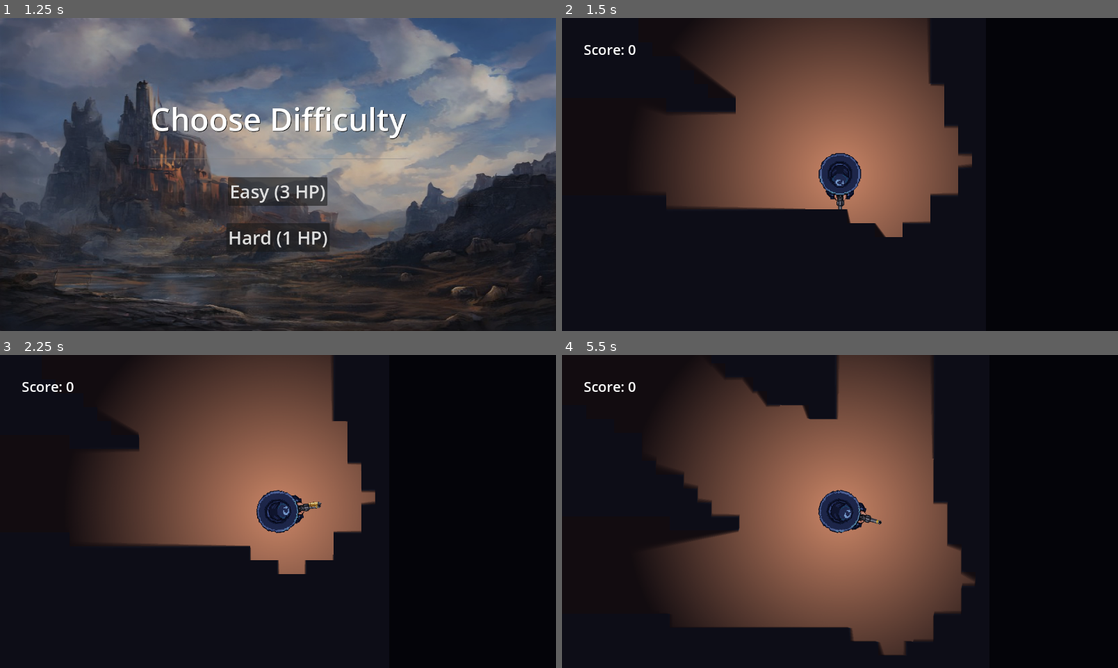
Above: before the commit, frames 1-4 (two rows, left to right).
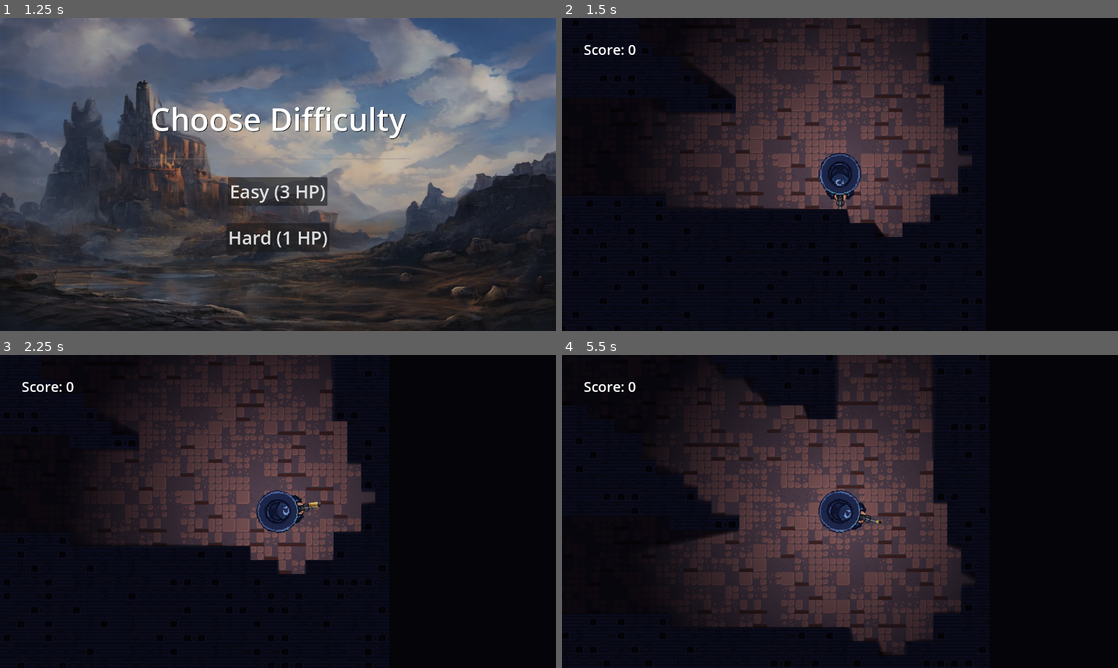
Above: after the commit, the same moments.

Repository: Warmoder/Gunpowder-Grimoires
Game: Godot game, scene res://main_menu.tscn
The game is run twice, just before and just after one commit, with the same random seed, the same clock (stepped at 60 frames per second) and the same inputs.
Inputs (mouse positions are in pixels of both pictures, inside the frame that each line leads up to):
- Up to frame 1 (1.25 s): click "Start Game" at 0.5 s
- Up to frame 2 (1.5 s): click "Hard (1 HP)" at 1.25 s
- Up to frame 3 (2.25 s): tap Enter at 2 s; move the mouse to (400, 495) at 2.02 s; hold D (move_right) from 2.03 s (still down); click (400, 495) at 2.1 s
- Up to frame 4 (5.5 s): move the mouse to (728, 527) at 2.77 s; release D (move_right) at 2.78 s; hold S (move_down) 2.78-3.53 s; click (728, 527) at 2.85 s; tap Space at 3.5 s; move the mouse to (895, 442) at 3.52 s; hold D (move_right) 3.53-4.28 s; click (895, 442) at 3.6 s; tap Enter at 4.25 s; move the mouse to (812, 574) at 4.27 s; hold W (move_up) 4.28-5.03 s; click (812, 574) at 4.35 s; move the mouse to (1006, 558) at 5.02 s; hold A (move_left) from 5.03 s (still down); click (1006, 558) at 5.1 s

Frame 1 is identical in both runs. In frame 2, 26% of the frame differs, in the area x 15-74%, y 0-70%; in frame 3, 23%; in frame 4, 34%, in the area x 15-75%, y 0-96%.

Commit message:
updated floor, walls

Diff:
--- a/dungeon_generator.gd
+++ b/dungeon_generator.gd
@@ -12,12 +12,27 @@
 @export var floor_layer: TileMapLayer
 @export var walls_layer: TileMapLayer
 
-var source_id = 0
-var tile_coords = Vector2i(0, 0) # Твій великий тайл
+# --- НАЛАШТУВАННЯ ТАЙЛІВ (ВАРІАЦІЇ) ---
+
+# Джерело для СТІН
+@export var wall_source_id: int = 3
+# Список координат для різних видів стін
+@export var wall_coords: Array[Vector2i] = [Vector2i(0, 0)]
+
+# Джерело для ПІДЛОГИ
+@export var floor_source_id: int = 1
+# Список координат для різних видів підлоги
+@export var floor_coords: Array[Vector2i] = [Vector2i(0, 0)]
+
 
 var floor_cells: Array[Vector2i] = []
 
 func generate_map():
+	# Перевірка безпеки: якщо ви забули додати тайли в інспекторі
+	if wall_coords.is_empty() or floor_coords.is_empty():
+		print("ПОМИЛКА: Не додано координати тайлів в Інспекторі!")
+		return []
+
 	print("Починаємо генерацію...")
 	floor_layer.clear()
 	walls_layer.clear()
@@ -30,44 +45,41 @@
 	dig_waypoint_tunnels()
 
 	print("Генерація завершена.")
-	# Ми НЕ викликаємо тут create_boss_room, бо ми хочемо контролювати це з main.gd
-	# Але ми повертаємо список підлоги, щоб main.gd знав, де можна ходити.
 	return floor_cells
 
-# --- ФУНКЦІЯ ДЛЯ КІМНАТИ БОСА (НОВА) ---
+# --- ФУНКЦІЯ ДЛЯ КІМНАТИ БОСА ---
 func create_boss_room() -> Vector2i:
-	# 1. Знаходимо найдальшу плитку від центру (0,0)
 	var farthest_tile = Vector2i(0, 0)
 	var max_dist = 0.0
 
-	# Проходимось по всіх клітинках підлоги і шукаємо найдальшу
 	for tile in floor_cells:
-		var dist = tile.distance_to(Vector2i(0, 0)) # Відстань до центру
+		var dist = tile.distance_to(Vector2i(0, 0))
 		if dist > max_dist:
 			max_dist = dist
 			farthest_tile = tile
 
-	# 2. Розчищаємо великий майданчик навколо цієї точки (Арена Боса)
-	var room_radius = 8 # Радіус кімнати боса
+	var room_radius = 8
 
 	for x in range(-room_radius, room_radius + 1):
 		for y in range(-room_radius, room_radius + 1):
-			# Робимо кімнату трохи круглою
 			if Vector2i(x, y).length() > room_radius: continue
 
 			var pos = farthest_tile + Vector2i(x, y)
 
-			# Прибираємо стіни, ставимо підлогу
+			# Прибираємо стіни
 			walls_layer.set_cell(pos, -1)
-			floor_layer.set_cell(pos, source_id, tile_coords)
+
+			# Вибираємо випадкову підлогу
+			var random_floor = floor_coords.pick_random()
+			floor_layer.set_cell(pos, floor_source_id, random_floor)
 
 			if not pos in floor_cells:
 				floor_cells.append(pos)
 
 	print("Кімната боса створена в точці: ", farthest_tile)
-	return farthest_tile # Повертаємо центр кімнати, щоб ми знали, куди ставити боса
+	return farthest_tile
 
-# --- ДОПОМІЖНІ ФУНКЦІЇ (Ті ж самі, що були) ---
+# --- ДОПОМІЖНІ ФУНКЦІЇ ---
 
 func fill_map_with_walls():
 	var start_x = -map_width / 2
@@ -78,7 +90,10 @@
 	for x in range(start_x, end_x):
 		for y in range(start_y, end_y):
 			var pos = Vector2i(x, y)
-			walls_layer.set_cell(pos, source_id, tile_coords)
+
+			# Вибираємо випадкову стіну зі списку
+			var random_wall = wall_coords.pick_random()
+			walls_layer.set_cell(pos, wall_source_id, random_wall)
 
 func dig_waypoint_tunnels():
 	var current_pos = Vector2i(0, 0)
@@ -109,7 +124,11 @@
 		for y in range(-brush_radius, brush_radius + 1):
 			if Vector2i(x, y).length() > brush_radius: continue
 			var draw_pos = center_pos + Vector2i(x, y)
+
 			walls_layer.set_cell(draw_pos, -1)
+
 			if not draw_pos in floor_cells:
-				floor_layer.set_cell(draw_pos, source_id, tile_coords)
+				# Вибираємо випадкову підлогу зі списку
+				var random_floor = floor_coords.pick_random()
+				floor_layer.set_cell(draw_pos, floor_source_id, random_floor)
 				floor_cells.append(draw_pos)
--- a/main.tscn
+++ b/main.tscn
@@ -1,61 +1,310 @@
-[gd_scene load_steps=19 format=3 uid="uid://clsbe0wmnd3pk"]
+[gd_scene load_steps=17 format=3 uid="uid://clsbe0wmnd3pk"]
 
 [ext_resource type="PackedScene" uid="uid://bw486lcwnfc1v" path="res://player.tscn" id="1_ig7tw"]
 [ext_resource type="Script" uid="uid://widsceml1k7w" path="res://main.gd" id="1_lquwl"]
 [ext_resource type="PackedScene" uid="uid://1g8offdq1llv" path="res://enemy_shooter.tscn" id="3_5vw27"]
 [ext_resource type="PackedScene" uid="uid://wi3x3ocdbs1p" path="res://game_over_ui.tscn" id="3_7mycd"]
 [ext_resource type="PackedScene" uid="uid://ccdklbr2ishf5" path="res://enemy.tscn" id="3_h2yge"]
-[ext_resource type="Texture2D" uid="uid://ch4lywf3lvhgc" path="res://tileset2.png" id="4_lquwl"]
-[ext_resource type="Texture2D" uid="uid://swur15bmrdc2" path="res://tileset1.png" id="5_7mycd"]
 [ext_resource type="PackedScene" uid="uid://c7t78jgnvl2un" path="res://boss.tscn" id="5_efxa6"]
 [ext_resource type="PackedScene" uid="uid://b6if0fkv6w301" path="res://teleporter.tscn" id="6_dg77c"]
 [ext_resource type="PackedScene" uid="uid://hoxqhlxrpdkh" path="res://pause_menu.tscn" id="7_272bh"]
+[ext_resource type="Texture2D" uid="uid://cefbgbc1dasxc" path="res://full_tilemap.png" id="8_ycdy4"]
 [ext_resource type="Script" uid="uid://y8b17ufupc5r" path="res://dungeon_generator.gd" id="9_kek77"]
 [ext_resource type="Texture2D" uid="uid://co54yi75oj7t7" path="res://game_bg.png" id="12_dg77c"]
 
-[sub_resource type="OccluderPolygon2D" id="OccluderPolygon2D_kek77"]
-polygon = PackedVector2Array(-16, -16, -16, 16, 16, 16, 16, -16)
-
-[sub_resource type="OccluderPolygon2D" id="OccluderPolygon2D_5vw27"]
-polygon = PackedVector2Array(-8, -8, -8, 8, 8, 8, 8, -8)
-
-[sub_resource type="TileSetAtlasSource" id="TileSetAtlasSource_272bh"]
-texture = ExtResource("4_lquwl")
+[sub_resource type="OccluderPolygon2D" id="OccluderPolygon2D_ycdy4"]
+polygon = PackedVector2Array(-16, -16, 16, -16, 16, 16, -16, 16)
+
+[sub_resource type="TileSetAtlasSource" id="TileSetAtlasSource_w48qg"]
+texture = ExtResource("8_ycdy4")
 texture_region_size = Vector2i(32, 32)
+1:0/0 = 0
+1:0/0/occlusion_layer_0/polygon_0/polygon = SubResource("OccluderPolygon2D_ycdy4")
+1:0/0/physics_layer_0/polygon_0/points = PackedVector2Array(-16, -16, 16, -16, 16, -16, 16, 16, -16, 16)
+2:0/0 = 0
+2:0/0/occlusion_layer_0/polygon_0/polygon = SubResource("OccluderPolygon2D_ycdy4")
+2:0/0/physics_layer_0/polygon_0/points = PackedVector2Array(-16, -16, 16, -16, 16, -16, 16, 16, -16, 16)
+3:0/0 = 0
+3:0/0/occlusion_layer_0/polygon_0/polygon = SubResource("OccluderPolygon2D_ycdy4")
+3:0/0/physics_layer_0/polygon_0/points = PackedVector2Array(-16, -16, 16, -16, 16, -16, 16, 16, -16, 16)
+4:0/0 = 0
+4:0/0/occlusion_layer_0/polygon_0/polygon = SubResource("OccluderPolygon2D_ycdy4")
+4:0/0/physics_layer_0/polygon_0/points = PackedVector2Array(-16, -16, 16, -16, 16, -16, 16, 16, -16, 16)
+5:0/0 = 0
+5:0/0/occlusion_layer_0/polygon_0/polygon = SubResource("OccluderPolygon2D_ycdy4")
+5:0/0/physics_layer_0/polygon_0/points = PackedVector2Array(-16, -16, 16, -16, 16, -16, 16, 16, -16, 16)
+6:0/0 = 0
+6:0/0/occlusion_layer_0/polygon_0/polygon = SubResource("OccluderPolygon2D_ycdy4")
+6:0/0/physics_layer_0/polygon_0/points = PackedVector2Array(-16, -16, 16, -16, 16, -16, 16, 16, -16, 16)
+7:0/0 = 0
+7:0/0/occlusion_layer_0/polygon_0/polygon = SubResource("OccluderPolygon2D_ycdy4")
+7:0/0/physics_layer_0/polygon_0/points = PackedVector2Array(-16, -16, 16, -16, 16, -16, 16, 16, -16, 16)
+8:0/0 = 0
+8:0/0/occlusion_layer_0/polygon_0/polygon = SubResource("OccluderPolygon2D_ycdy4")
+8:0/0/physics_layer_0/polygon_0/points = PackedVector2Array(-16, -16, 16, -16, 16, -16, 16, 16, -16, 16)
+0:1/0 = 0
+0:1/0/occlusion_layer_0/polygon_0/polygon = SubResource("OccluderPolygon2D_ycdy4")
+0:1/0/physics_layer_0/polygon_0/points = PackedVector2Array(-16, -16, 16, -16, 16, -16, 16, 16, -16, 16)
+1:1/0 = 0
+1:1/0/occlusion_layer_0/polygon_0/polygon = SubResource("OccluderPolygon2D_ycdy4")
+1:1/0/physics_layer_0/polygon_0/points = PackedVector2Array(-16, -16, 16, -16, 16, -16, 16, 16, -16, 16)
+2:1/0 = 0
+2:1/0/occlusion_layer_0/polygon_0/polygon = SubResource("OccluderPolygon2D_ycdy4")
+2:1/0/physics_layer_0/polygon_0/points = PackedVector2Array(-16, -16, 16, -16, 16, -16, 16, 16, -16, 16)
+3:1/0 = 0
+3:1/0/occlusion_layer_0/polygon_0/polygon = SubResource("OccluderPolygon2D_ycdy4")
+3:1/0/physics_layer_0/polygon_0/points = PackedVector2Array(-16, -16, 16, -16, 16, -16, 16, 16, -16, 16)
+4:1/0 = 0
+4:1/0/occlusion_layer_0/polygon_0/polygon = SubResource("OccluderPolygon2D_ycdy4")
+4:1/0/physics_layer_0/polygon_0/points = PackedVector2Array(-16, -16, 16, -16, 16, -16, 16, 16, -16, 16)
+5:1/0 = 0
+5:1/0/occlusion_layer_0/polygon_0/polygon = SubResource("OccluderPolygon2D_ycdy4")
+5:1/0/physics_layer_0/polygon_0/points = PackedVector2Array(-16, -16, 16, -16, 16, -16, 16, 16, -16, 16)
+6:1/0 = 0
+6:1/0/occlusion_layer_0/polygon_0/polygon = SubResource("OccluderPolygon2D_ycdy4")
+6:1/0/physics_layer_0/polygon_0/points = PackedVector2Array(-16, -16, 16, -16, 16, -16, 16, 16, -16, 16)
+7:1/0 = 0
+7:1/0/occlusion_layer_0/polygon_0/polygon = SubResource("OccluderPolygon2D_ycdy4")
+7:1/0/physics_layer_0/polygon_0/points = PackedVector2Array(-16, -16, 16, -16, 16, -16, 16, 16, -16, 16)
+8:1/0 = 0
+8:1/0/occlusion_layer_0/polygon_0/polygon = SubResource("OccluderPolygon2D_ycdy4")
+8:1/0/physics_layer_0/polygon_0/points = PackedVector2Array(-16, -16, 16, -16, 16, -16, 16, 16, -16, 16)
+0:2/0 = 0
+0:2/0/occlusion_layer_0/polygon_0/polygon = SubResource("OccluderPolygon2D_ycdy4")
+0:2/0/physics_layer_0/polygon_0/points = PackedVector2Array(-16, -16, 16, -16, 16, -16, 16, 16, -16, 16)
+1:2/0 = 0
+1:2/0/occlusion_layer_0/polygon_0/polygon = SubResource("OccluderPolygon2D_ycdy4")
+1:2/0/physics_layer_0/polygon_0/points = PackedVector2Array(-16, -16, 16, -16, 16, -16, 16, 16, -16, 16)
+2:2/0 = 0
+2:2/0/occlusion_layer_0/polygon_0/polygon = SubResource("OccluderPolygon2D_ycdy4")
+2:2/0/physics_layer_0/polygon_0/points = PackedVector2Array(-16, -16, 16, -16, 16, -16, 16, 16, -16, 16)
+3:2/0 = 0
+3:2/0/occlusion_layer_0/polygon_0/polygon = SubResource("OccluderPolygon2D_ycdy4")
+3:2/0/physics_layer_0/polygon_0/points = PackedVector2Array(-16, -16, 16, -16, 16, -16, 16, 16, -16, 16)
+4:2/0 = 0
+4:2/0/occlusion_layer_0/polygon_0/polygon = SubResource("OccluderPolygon2D_ycdy4")
+4:2/0/physics_layer_0/polygon_0/points = PackedVector2Array(-16, -16, 16, -16, 16, -16, 16, 16, -16, 16)
+5:2/0 = 0
+5:2/0/occlusion_layer_0/polygon_0/polygon = SubResource("OccluderPolygon2D_ycdy4")
+5:2/0/physics_layer_0/polygon_0/points = PackedVector2Array(-16, -16, 16, -16, 16, -16, 16, 16, -16, 16)
+6:2/0 = 0
+6:2/0/occlusion_layer_0/polygon_0/polygon = SubResource("OccluderPolygon2D_ycdy4")
+6:2/0/physics_layer_0/polygon_0/points = PackedVector2Array(-16, -16, 16, -16, 16, -16, 16, 16, -16, 16)
+8:2/0 = 0
+8:2/0/occlusion_layer_0/polygon_0/polygon = SubResource("OccluderPolygon2D_ycdy4")
+8:2/0/physics_layer_0/polygon_0/points = PackedVector2Array(-16, -16, 16, -16, 16, -16, 16, 16, -16, 16)
+0:3/0 = 0
+0:3/0/occlusion_layer_0/polygon_0/polygon = SubResource("OccluderPolygon2D_ycdy4")
+0:3/0/physics_layer_0/polygon_0/points = PackedVector2Array(-16, -16, 16, -16, 16, -16, 16, 16, -16, 16)
+1:3/0 = 0
+1:3/0/occlusion_layer_0/polygon_0/polygon = SubResource("OccluderPolygon2D_ycdy4")
+1:3/0/physics_layer_0/polygon_0/points = PackedVector2Array(-16, -16, 16, -16, 16, -16, 16, 16, -16, 16)
+2:3/0 = 0
+2:3/0/occlusion_layer_0/polygon_0/polygon = SubResource("OccluderPolygon2D_ycdy4")
+2:3/0/physics_layer_0/polygon_0/points = PackedVector2Array(-16, -16, 16, -16, 16, -16, 16, 16, -16, 16)
+3:3/0 = 0
+3:3/0/occlusion_layer_0/polygon_0/polygon = SubResource("OccluderPolygon2D_ycdy4")
+3:3/0/physics_layer_0/polygon_0/points = PackedVector2Array(-16, -16, 16, -16, 16, -16, 16, 16, -16, 16)
+4:3/0 = 0
+4:3/0/occlusion_layer_0/polygon_0/polygon = SubResource("OccluderPolygon2D_ycdy4")
+4:3/0/physics_layer_0/polygon_0/points = PackedVector2Array(-16, -16, 16, -16, 16, -16, 16, 16, -16, 16)
+5:3/0 = 0
+5:3/0/occlusion_layer_0/polygon_0/polygon = SubResource("OccluderPolygon2D_ycdy4")
+5:3/0/physics_layer_0/polygon_0/points = PackedVector2Array(-16, -16, 16, -16, 16, -16, 16, 16, -16, 16)
+6:3/0 = 0
+6:3/0/occlusion_layer_0/polygon_0/polygon = SubResource("OccluderPolygon2D_ycdy4")
+6:3/0/physics_layer_0/polygon_0/points = PackedVector2Array(-16, -16, 16, -16, 16, -16, 16, 16, -16, 16)
+8:3/0 = 0
+8:3/0/occlusion_layer_0/polygon_0/polygon = SubResource("OccluderPolygon2D_ycdy4")
+8:3/0/physics_layer_0/polygon_0/points = PackedVector2Array(-16, -16, 16, -16, 16, -16, 16, 16, -16, 16)
+3:4/0 = 0
+3:4/0/occlusion_layer_0/polygon_0/polygon = SubResource("OccluderPolygon2D_ycdy4")
+3:4/0/physics_layer_0/polygon_0/points = PackedVector2Array(-16, -16, 16, -16, 16, -16, 16, 16, -16, 16)
+4:4/0 = 0
+4:4/0/occlusion_layer_0/polygon_0/polygon = SubResource("OccluderPolygon2D_ycdy4")
+4:4/0/physics_layer_0/polygon_0/points = PackedVector2Array(-16, -16, 16, -16, 16, -16, 16, 16, -16, 16)
+6:4/0 = 0
+6:4/0/occlusion_layer_0/polygon_0/polygon = SubResource("OccluderPolygon2D_ycdy4")
+6:4/0/physics_layer_0/polygon_0/points = PackedVector2Array(-16, -16, 16, -16, 16, -16, 16, 16, -16, 16)
+7:4/0 = 0
+7:4/0/occlusion_layer_0/polygon_0/polygon = SubResource("OccluderPolygon2D_ycdy4")
+7:4/0/physics_layer_0/polygon_0/points = PackedVector2Array(-16, -16, 16, -16, 16, -16, 16, 16, -16, 16)
+8:4/0 = 0
+8:4/0/occlusion_layer_0/polygon_0/polygon = SubResource("OccluderPolygon2D_ycdy4")
+8:4/0/physics_layer_0/polygon_0/points = PackedVector2Array(-16, -16, 16, -16, 16, -16, 16, 16, -16, 16)
+3:5/0 = 0
+3:5/0/occlusion_layer_0/polygon_0/polygon = SubResource("OccluderPolygon2D_ycdy4")
+3:5/0/physics_layer_0/polygon_0/points = PackedVector2Array(-16, -16, 16, -16, 16, -16, 16, 16, -16, 16)
+4:5/0 = 0
+4:5/0/occlusion_layer_0/polygon_0/polygon = SubResource("OccluderPolygon2D_ycdy4")
+4:5/0/physics_layer_0/polygon_0/points = PackedVector2Array(-16, -16, 16, -16, 16, -16, 16, 16, -16, 16)
+6:5/0 = 0
+6:5/0/occlusion_layer_0/polygon_0/polygon = SubResource("OccluderPolygon2D_ycdy4")
+6:5/0/physics_layer_0/polygon_0/points = PackedVector2Array(-16, -16, 16, -16, 16, -16, 16, 16, -16, 16)
+7:5/0 = 0
+7:5/0/occlusion_layer_0/polygon_0/polygon = SubResource("OccluderPolygon2D_ycdy4")
+7:5/0/physics_layer_0/polygon_0/points = PackedVector2Array(-16, -16, 16, -16, 16, -16, 16, 16, -16, 16)
+8:5/0 = 0
+8:5/0/occlusion_layer_0/polygon_0/polygon = SubResource("OccluderPolygon2D_ycdy4")
+8:5/0/physics_layer_0/polygon_0/points = PackedVector2Array(-16, -16, 16, -16, 16, -16, 16, 16, -16, 16)
+1:6/0 = 0
+1:6/0/occlusion_layer_0/polygon_0/polygon = SubResource("OccluderPolygon2D_ycdy4")
+1:6/0/physics_layer_0/polygon_0/points = PackedVector2Array(-16, -16, 16, -16, 16, -16, 16, 16, -16, 16)
+2:6/0 = 0
+2:6/0/occlusion_layer_0/polygon_0/polygon = SubResource("OccluderPolygon2D_ycdy4")
+2:6/0/physics_layer_0/polygon_0/points = PackedVector2Array(-16, -16, 16, -16, 16, -16, 16, 16, -16, 16)
+3:6/0 = 0
+3:6/0/occlusion_layer_0/polygon_0/polygon = SubResource("OccluderPolygon2D_ycdy4")
+3:6/0/physics_layer_0/polygon_0/points = PackedVector2Array(-16, -16, 16, -16, 16, -16, 16, 16, -16, 16)
+4:6/0 = 0
+4:6/0/occlusion_layer_0/polygon_0/polygon = SubResource("OccluderPolygon2D_ycdy4")
+4:6/0/physics_layer_0/polygon_0/points = PackedVector2Array(-16, -16, 16, -16, 16, -16, 16, 16, -16, 16)
+5:6/0 = 0
+5:6/0/occlusion_layer_0/polygon_0/polygon = SubResource("OccluderPolygon2D_ycdy4")
+5:6/0/physics_layer_0/polygon_0/points = PackedVector2Array(-16, -16, 16, -16, 16, -16, 16, 16, -16, 16)
+7:6/0 = 0
+7:6/0/occlusion_layer_0/polygon_0/polygon = SubResource("OccluderPolygon2D_ycdy4")
+7:6/0/physics_layer_0/polygon_0/points = PackedVector2Array(-16, -16, 16, -16, 16, -16, 16, 16, -16, 16)
+8:6/0 = 0
+8:6/0/occlusion_layer_0/polygon_0/polygon = SubResource("OccluderPolygon2D_ycdy4")
+8:6/0/physics_layer_0/polygon_0/points = PackedVector2Array(-16, -16, 16, -16, 16, -16, 16, 16, -16, 16)
+1:7/0 = 0
+1:7/0/occlusion_layer_0/polygon_0/polygon = SubResource("OccluderPolygon2D_ycdy4")
+1:7/0/physics_layer_0/polygon_0/points = PackedVector2Array(-16, -16, 16, -16, 16, -16, 16, 16, -16, 16)
+2:7/0 = 0
+2:7/0/occlusion_layer_0/polygon_0/polygon = SubResource("OccluderPolygon2D_ycdy4")
+2:7/0/physics_layer_0/polygon_0/points = PackedVector2Array(-16, -16, 16, -16, 16, -16, 16, 16, -16, 16)
+5:7/0 = 0
+5:7/0/occlusion_layer_0/polygon_0/polygon = SubResource("OccluderPolygon2D_ycdy4")
+5:7/0/physics_layer_0/polygon_0/points = PackedVector2Array(-16, -16, 16, -16, 16, -16, 16, 16, -16, 16)
 0:0/0 = 0
-0:0/0/occlusion_layer_0/polygon_0/polygon = SubResource("OccluderPolygon2D_kek77")
-0:0/0/physics_layer_0/polygon_0/points = PackedVector2Array(-16, 16, -16, -16, 16, -16, 16, 16)
-1:0/0 = 0
-1:0/0/occlusion_layer_0/polygon_0/polygon = SubResource("OccluderPolygon2D_5vw27")
-1:0/0/physics_layer_0/polygon_0/points = PackedVector2Array(-8, -8, 8, -8, 8, 8, -8, 8)
-0:1/0 = 0
-0:1/0/occlusion_layer_0/polygon_0/polygon = SubResource("OccluderPolygon2D_5vw27")
-0:1/0/physics_layer_0/polygon_0/points = PackedVector2Array(-8, -8, 8, -8, 8, 8, -8, 8)
-1:1/0 = 0
-1:1/0/occlusion_layer_0/polygon_0/polygon = SubResource("OccluderPolygon2D_5vw27")
-1:1/0/physics_layer_0/polygon_0/points = PackedVector2Array(-8, -8, 8, -8, 8, 8, -8, 8)
+0:0/0/occlusion_layer_0/polygon_0/polygon = SubResource("OccluderPolygon2D_ycdy4")
+0:0/0/physics_layer_0/polygon_0/points = PackedVector2Array(-16, -16, 16, -16, 16, -16, 16, 16, -16, 16)
 
 [sub_resource type="TileSet" id="TileSet_5vw27"]
 tile_size = Vector2i(32, 32)
 occlusion_layer_0/light_mask = 1
 physics_layer_0/collision_layer = 4
 physics_layer_0/collision_mask = 0
-sources/0 = SubResource("TileSetAtlasSource_272bh")
-
-[sub_resource type="TileSetAtlasSource" id="TileSetAtlasSource_kek77"]
-texture = ExtResource("5_7mycd")
+sources/3 = SubResource("TileSetAtlasSource_w48qg")
+
+[sub_resource type="TileSetAtlasSource" id="TileSetAtlasSource_ycdy4"]
+texture = ExtResource("8_ycdy4")
 texture_region_size = Vector2i(32, 32)
 0:0/0 = 0
-0:0/0/physics_layer_0/polygon_0/points = PackedVector2Array(-16, -16, -16, 16, 16, 16, 16, -16)
+0:0/0/physics_layer_0/polygon_0/points = PackedVector2Array(-16, -16, 16, -16, 16, 16, -16, 16)
 1:0/0 = 0
+1:0/0/physics_layer_0/polygon_0/points = PackedVector2Array(-16, -16, 16, -16, 16, 16, -16, 16)
+2:0/0 = 0
+2:0/0/physics_layer_0/polygon_0/points = PackedVector2Array(-16, -16, 16, -16, 16, 16, -16, 16)
+3:0/0 = 0
+3:0/0/physics_layer_0/polygon_0/points = PackedVector2Array(-16, -16, 16, -16, 16, 16, -16, 16)
+4:0/0 = 0
+4:0/0/physics_layer_0/polygon_0/points = PackedVector2Array(-16, -16, 16, -16, 16, 16, -16, 16)
+5:0/0 = 0
+5:0/0/physics_layer_0/polygon_0/points = PackedVector2Array(-16, -16, 16, -16, 16, 16, -16, 16)
+6:0/0 = 0
+6:0/0/physics_layer_0/polygon_0/points = PackedVector2Array(-16, -16, 16, -16, 16, 16, -16, 16)
+7:0/0 = 0
+7:0/0/physics_layer_0/polygon_0/points = PackedVector2Array(-16, -16, 16, -16, 16, 16, -16, 16)
+8:0/0 = 0
+8:0/0/physics_layer_0/polygon_0/points = PackedVector2Array(-16, -16, 16, -16, 16, 16, -16, 16)
 0:1/0 = 0
+0:1/0/physics_layer_0/polygon_0/points = PackedVector2Array(-16, -16, 16, -16, 16, 16, -16, 16)
 1:1/0 = 0
+1:1/0/physics_layer_0/polygon_0/points = PackedVector2Array(-16, -16, 16, -16, 16, 16, -16, 16)
+2:1/0 = 0
+2:1/0/physics_layer_0/polygon_0/points = PackedVector2Array(-16, -16, 16, -16, 16, 16, -16, 16)
+3:1/0 = 0
+3:1/0/physics_layer_0/polygon_0/points = PackedVector2Array(-16, -16, 16, -16, 16, 16, -16, 16)
+4:1/0 = 0
+4:1/0/physics_layer_0/polygon_0/points = PackedVector2Array(-16, -16, 16, -16, 16, 16, -16, 16)
+5:1/0 = 0
+5:1/0/physics_layer_0/polygon_0/points = PackedVector2Array(-16, -16, 16, -16, 16, 16, -16, 16)
+6:1/0 = 0
+6:1/0/physics_layer_0/polygon_0/points = PackedVector2Array(-16, -16, 16, -16, 16, 16, -16, 16)
+7:1/0 = 0
+7:1/0/physics_layer_0/polygon_0/points = PackedVector2Array(-16, -16, 16, -16, 16, 16, -16, 16)
+8:1/0 = 0
+8:1/0/physics_layer_0/polygon_0/points = PackedVector2Array(-16, -16, 16, -16, 16, 16, -16, 16)
+0:2/0 = 0
+0:2/0/physics_layer_0/polygon_0/points = PackedVector2Array(-16, -16, 16, -16, 16, 16, -16, 16)
+1:2/0 = 0
+1:2/0/physics_layer_0/polygon_0/points = PackedVector2Array(-16, -16, 16, -16, 16, 16, -16, 16)
+2:2/0 = 0
+2:2/0/physics_layer_0/polygon_0/points = PackedVector2Array(-16, -16, 16, -16, 16, 16, -16, 16)
+3:2/0 = 0
+3:2/0/physics_layer_0/polygon_0/points = PackedVector2Array(-16, -16, 16, -16, 16, 16, -16, 16)
+4:2/0 = 0
+4:2/0/physics_layer_0/polygon_0/points = PackedVector2Array(-16, -16, 16, -16, 16, 16, -16, 16)
+5:2/0 = 0
+5:2/0/physics_layer_0/polygon_0/points = PackedVector2Array(-16, -16, 16, -16, 16, 16, -16, 16)
+6:2/0 = 0
+6:2/0/physics_layer_0/polygon_0/points = PackedVector2Array(-16, -16, 16, -16, 16, 16, -16, 16)
+8:2/0 = 0
+8:2/0/physics_layer_0/polygon_0/points = PackedVector2Array(-16, -16, 16, -16, 16, 16, -16, 16)
+0:3/0 = 0
+0:3/0/physics_layer_0/polygon_0/points = PackedVector2Array(-16, -16, 16, -16, 16, 16, -16, 16)
+1:3/0 = 0
+1:3/0/physics_layer_0/polygon_0/points = PackedVector2Array(-16, -16, 16, -16, 16, 16, -16, 16)
+2:3/0 = 0
+2:3/0/physics_layer_0/polygon_0/points = PackedVector2Array(-16, -16, 16, -16, 16, 16, -16, 16)
+3:3/0 = 0
+3:3/0/physics_layer_0/polygon_0/points = PackedVector2Array(-16, -16, 16, -16, 16, 16, -16, 16)
+4:3/0 = 0
+4:3/0/physics_layer_0/polygon_0/points = PackedVector2Array(-16, -16, 16, -16, 16, 16, -16, 16)
+5:3/0 = 0
+5:3/0/physics_layer_0/polygon_0/points = PackedVector2Array(-16, -16, 16, -16, 16, 16, -16, 16)
+6:3/0 = 0
+6:3/0/physics_layer_0/polygon_0/points = PackedVector2Array(-16, -16, 16, -16, 16, 16, -16, 16)
+8:3/0 = 0
+8:3/0/physics_layer_0/polygon_0/points = PackedVector2Array(-16, -16, 16, -16, 16, 16, -16, 16)
+3:4/0 = 0
+3:4/0/physics_layer_0/polygon_0/points = PackedVector2Array(-16, -16, 16, -16, 16, 16, -16, 16)
+4:4/0 = 0
+4:4/0/physics_layer_0/polygon_0/points = PackedVector2Array(-16, -16, 16, -16, 16, 16, -16, 16)
+6:4/0 = 0
+6:4/0/physics_layer_0/polygon_0/points = PackedVector2Array(-16, -16, 16, -16, 16, 16, -16, 16)
+7:4/0 = 0
+7:4/0/physics_layer_0/polygon_0/points = PackedVector2Array(-16, -16, 16, -16, 16, 16, -16, 16)
+8:4/0 = 0
+8:4/0/physics_layer_0/polygon_0/points = PackedVector2Array(-16, -16, 16, -16, 16, 16, -16, 16)
+3:5/0 = 0
+3:5/0/physics_layer_0/polygon_0/points = PackedVector2Array(-16, -16, 16, -16, 16, 16, -16, 16)
+4:5/0 = 0
+4:5/0/physics_layer_0/polygon_0/points = PackedVector2Array(-16, -16, 16, -16, 16, 16, -16, 16)
+6:5/0 = 0
+6:5/0/physics_layer_0/polygon_0/points = PackedVector2Array(-16, -16, 16, -16, 16, 16, -16, 16)
+7:5/0 = 0
+7:5/0/physics_layer_0/polygon_0/points = PackedVector2Array(-16, -16, 16, -16, 16, 16, -16, 16)
+8:5/0 = 0
+8:5/0/physics_layer_0/polygon_0/points = PackedVector2Array(-16, -16, 16, -16, 16, 16, -16, 16)
+1:6/0 = 0
+1:6/0/physics_layer_0/polygon_0/points = PackedVector2Array(-16, -16, 16, -16, 16, 16, -16, 16)
+2:6/0 = 0
+2:6/0/physics_layer_0/polygon_0/points = PackedVector2Array(-16, -16, 16, -16, 16, 16, -16, 16)
+3:6/0 = 0
+3:6/0/physics_layer_0/polygon_0/points = PackedVector2Array(-16, -16, 16, -16, 16, 16, -16, 16)
+4:6/0 = 0
+4:6/0/physics_layer_0/polygon_0/points = PackedVector2Array(-16, -16, 16, -16, 16, 16, -16, 16)
+5:6/0 = 0
+5:6/0/physics_layer_0/polygon_0/points = PackedVector2Array(-16, -16, 16, -16, 16, 16, -16, 16)
+7:6/0 = 0
+7:6/0/physics_layer_0/polygon_0/points = PackedVector2Array(-16, -16, 16, -16, 16, 16, -16, 16)
+8:6/0 = 0
+8:6/0/physics_layer_0/polygon_0/points = PackedVector2Array(-16, -16, 16, -16, 16, 16, -16, 16)
+1:7/0 = 0
+1:7/0/physics_layer_0/polygon_0/points = PackedVector2Array(-16, -16, 16, -16, 16, 16, -16, 16)
+2:7/0 = 0
+2:7/0/physics_layer_0/polygon_0/points = PackedVector2Array(-16, -16, 16, -16, 16, 16, -16, 16)
+5:7/0 = 0
+5:7/0/physics_layer_0/polygon_0/points = PackedVector2Array(-16, -16, 16, -16, 16, 16, -16, 16)
 
 [sub_resource type="TileSet" id="TileSet_4c57u"]
 tile_size = Vector2i(32, 32)
 physics_layer_0/collision_layer = 0
 physics_layer_0/collision_mask = 0
-sources/0 = SubResource("TileSetAtlasSource_kek77")
+sources/1 = SubResource("TileSetAtlasSource_ycdy4")
 
 [node name="Map" type="Node2D"]
 process_mode = 1
@@ -103,6 +352,8 @@
 script = ExtResource("9_kek77")
 floor_layer = NodePath("../Floor")
 walls_layer = NodePath("../Walls")
+wall_coords = Array[Vector2i]([Vector2i(6, 4), Vector2i(6, 5), Vector2i(7, 5), Vector2i(8, 5)])
+floor_coords = Array[Vector2i]([Vector2i(2, 1), Vector2i(3, 1), Vector2i(0, 2), Vector2i(1, 2), Vector2i(2, 2), Vector2i(3, 2), Vector2i(4, 2), Vector2i(4, 3), Vector2i(2, 3), Vector2i(5, 2), Vector2i(5, 3), Vector2i(3, 3)])
 
 [node name="Parallax2D" type="Parallax2D" parent="."]
 z_index = -100
Binary file removed: tileset1.png
Not shown, removed: tileset1.png.import
Binary file removed: tileset2.png
Not shown, removed: tileset2.png.import
